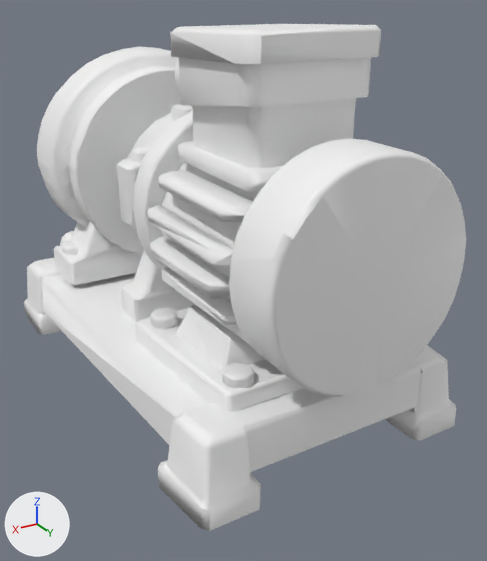
The FBX model FactorioProject/Assets/MapObject/Fluid/Water pump/Water pump.fbx as it was, and as the next commit left it.
One viewpoint serves both versions: a 50 mm lens placed at (0.633, 1.173, 0.762), pointed at (-0.021, 0.083, 0.217). Lighting does not change. The marker at lower left points along +X, +Y and +Z. The older version comes first. Where no turn or scale is listed for an object, it has been applied to the vertices.

In view in the first picture: 'Water_pump'.
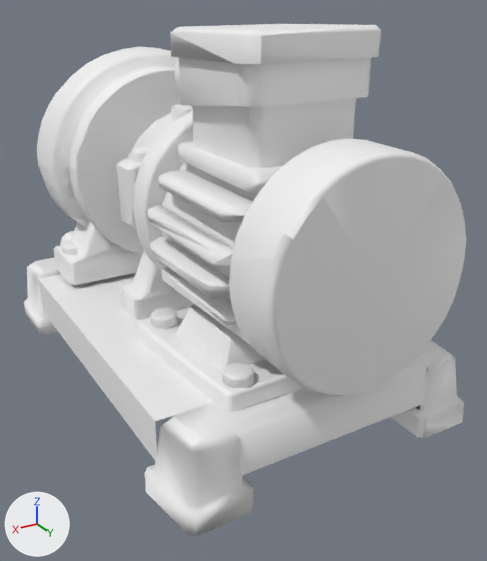
What the commit changed:
me_scene has 1837 vertices, 3408 faces and spans x -0.313..0.313, y -0.499..0.499, z 0.0..0.713.
me_scene is used by ob_water_pump; location (0.0, 0.0, 0.0).
me_scene part 1: the loose piece of 78 vertices spanning x -0.29..0.29, y 0.315..0.458, z 0.0..0.143 is scaled about its middle by (1.08, 1, 1).
Part 2, on me_scene:
Vertex 0 of me_scene moves from (0.257, 0.343, 0.133) at pixel (177, 419) to (0.296, 0.343, 0.143) at pixel (155, 421).
Vertex 1 of me_scene moves from (0.257, 0.343, 0.061) to (0.296, 0.343, 0.061) at pixel (157, 464).
Vertex 3 of me_scene moves from (-0.288, -0.329, 0.143) to (-0.296, -0.329, 0.143).
Vertex 4 of me_scene moves from (-0.257, 0.343, 0.133) to (-0.296, 0.343, 0.143).
Vertex 6 of me_scene moves from (-0.257, 0.343, 0.061) to (-0.296, 0.343, 0.061) at pixel (425, 367).
Vertex 151 of me_scene moves from (0.288, -0.329, 0.143) at pixel (40, 277) to (0.296, -0.329, 0.143) at pixel (37, 277).
me_scene part 3: edges marked sharp go from 801 to 752.

What differs and where, as boxes [x1, y1, x2, y2] in the pictures (487 x 561 px; the box of a moved part takes in the faces that stretch with it):
'Water_pump', reshaped: before [24, 24, 466, 531]; after [24, 24, 466, 536]
part 1 of me_scene, moved or reshaped: before [158, 346, 456, 531]; after [145, 340, 464, 536]
part 2 of me_scene, moved or reshaped: before [42, 273, 209, 445]; after [38, 273, 426, 461]
part 3 of me_scene, shading changed: before [24, 260, 456, 531]; after [24, 260, 464, 536]
